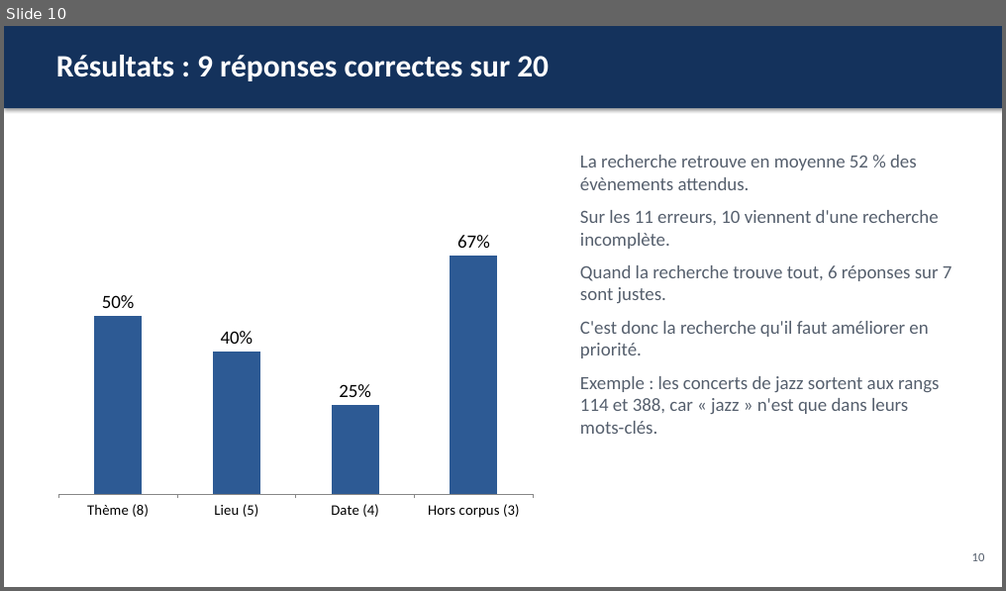
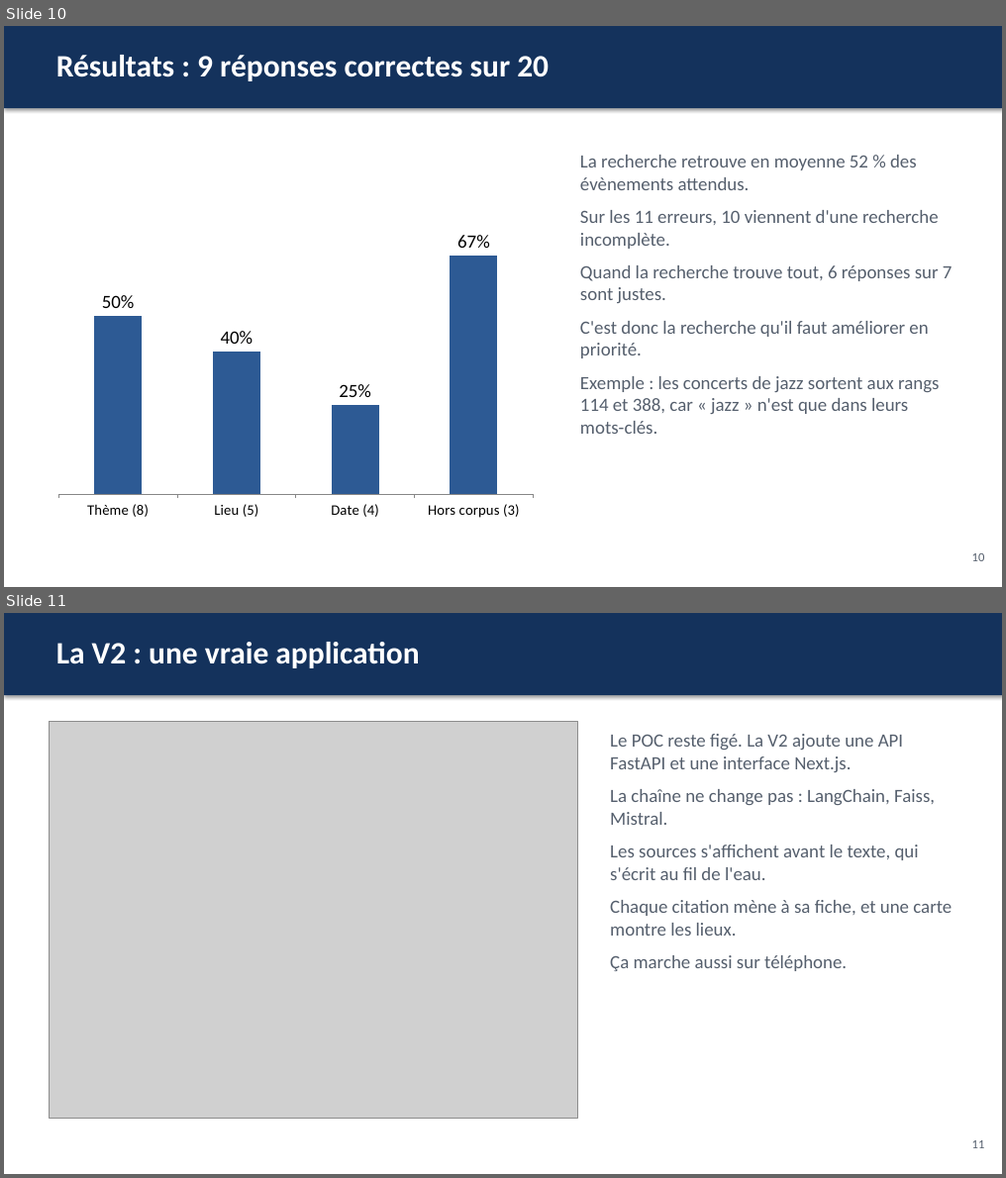
Before and after one commit to Matz-ai/concevoir-et-deployer-un-systeme-rag, a slide deck: livrables/presentation.pptx. Shown one above the other, each under a label of ours: slide 10 before the commit, slides 10 and 11 after it. The pictures are 1006x591 and 1006x1178 pixels, drawn with LibreOffice and Linux fonts; fonts in the diff are those of the drawing; grey boxes stand for pictures. Boxes give left, top, right and bottom in pixels: in the first picture for what was removed or moved away, otherwise in the second. Text is boxed around its words. In the diff, an @@ line names an element or a change of style, - is before the commit and + after.

```diff
--- a/livrables/presentation.pptx
+++ b/livrables/presentation.pptx
@@ slide 11 added at [4,613,1002,1174], background #FFFFFF @@
@@ rectangle added at [4,613,1002,695], fill #14325C @@
@@ text added at [56,642,419,668], 30 pt, text #FFFFFF, bold @@
+La V2 : une vraie application
@@ picture added at [49,722,578,1118] @@
@@ text added at [610,734,951,971], 18 pt, text #555F6D @@
+Le POC reste figé. La V2 ajoute une API FastAPI et une interface Next.js.
+La chaîne ne change pas : LangChain, Faiss, Mistral.
+Les sources s'affichent avant le texte, qui s'écrit au fil de l'eau.
+Chaque citation mène à sa fiche, et une carte montre les lieux.
+Ça marche aussi sur téléphone.
@@ text added at [972,1141,985,1149], 12 pt, text #555F6D @@
+11
```
Also in this commit, not shown: 3 slides changed, 2 other slides added, 6 other files.
